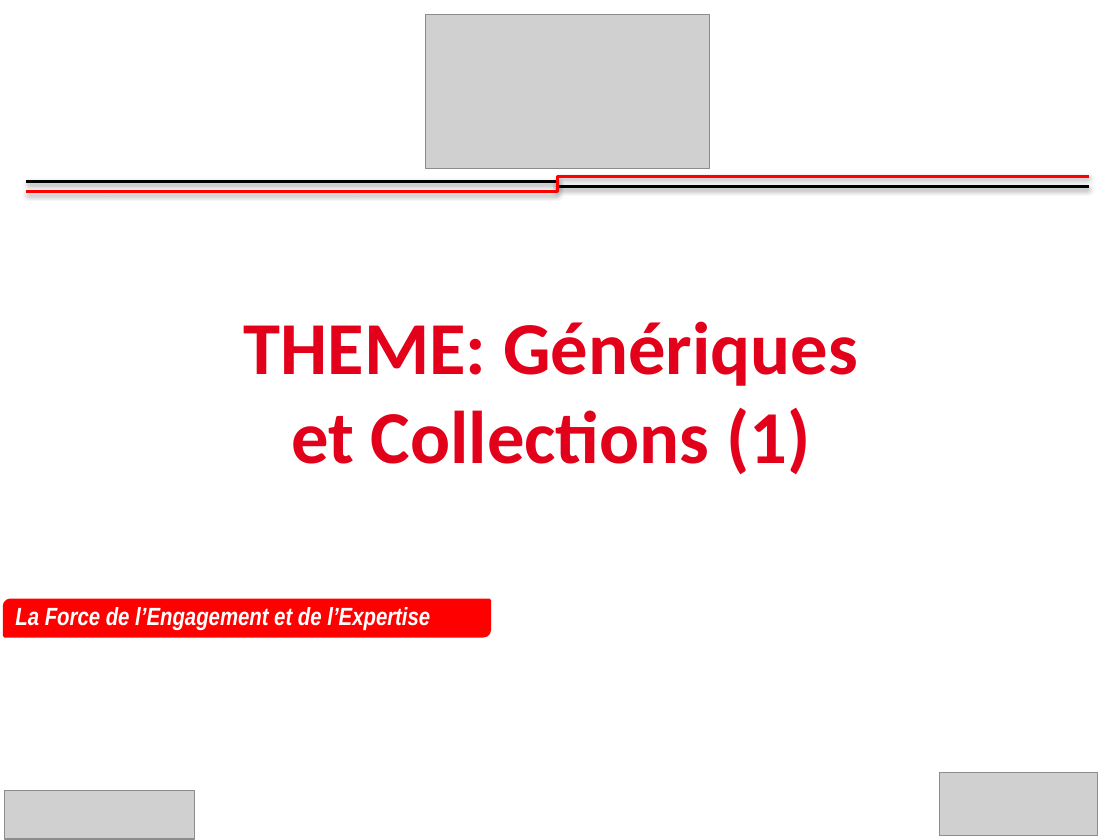
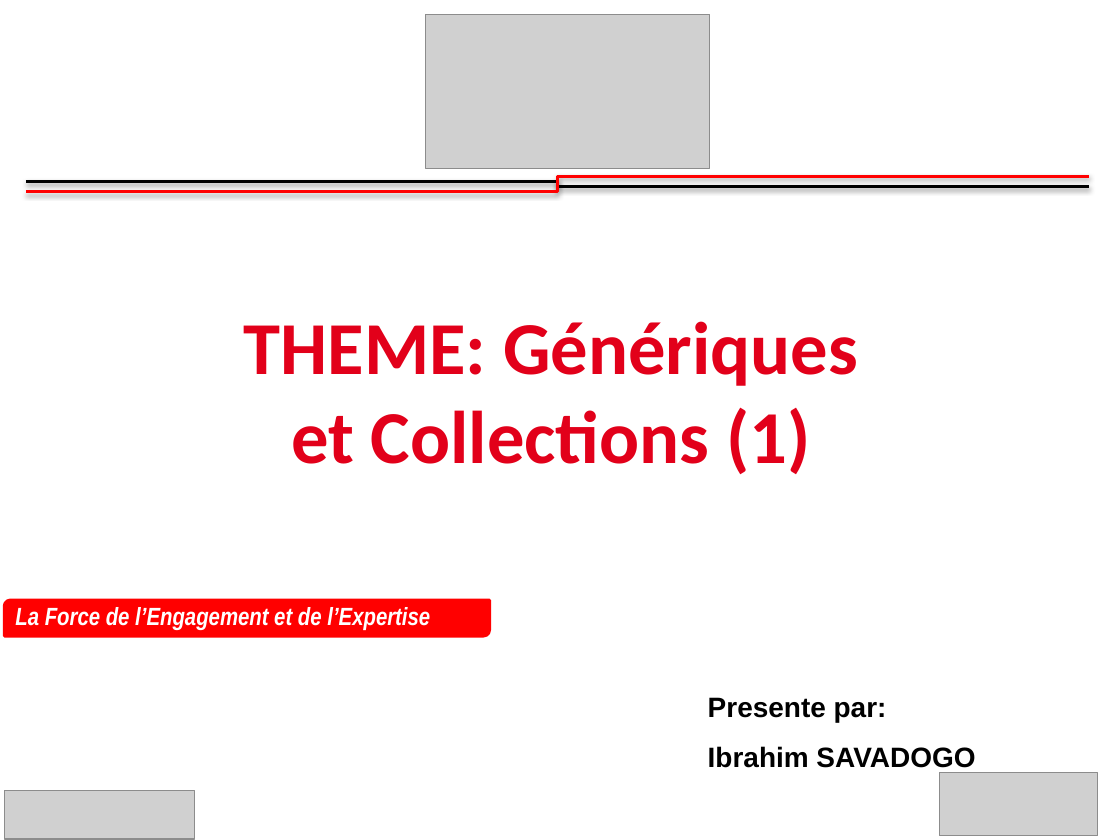
Before and after one commit to ibrahimsava/Osis-training-in-java, a slide deck: slide 1 of osis_presentation_Ibrahim_SAVADOGO_S3.pptx. Drawn at 1120x840 pixels with LibreOffice and Linux fonts; fonts in the diff are those of the drawing; grey boxes stand for pictures; background and template pictures are left out. Boxes give left, top, right and bottom in pixels: in the first picture for what was removed or moved away, otherwise in the second. Text is boxed around its words. In the diff, an @@ line names an element or a change of style, - is before the commit and + after.

```diff
--- a/osis_presentation_Ibrahim_SAVADOGO_S3.pptx
+++ b/osis_presentation_Ibrahim_SAVADOGO_S3.pptx
@@ text added at [708, 697, 975, 768], 18 pt, text #000000, bold @@
+Presente par:
+Ibrahim SAVADOGO
```
Also in this commit, not shown: 10 other slides changed, 1 slide removed.
